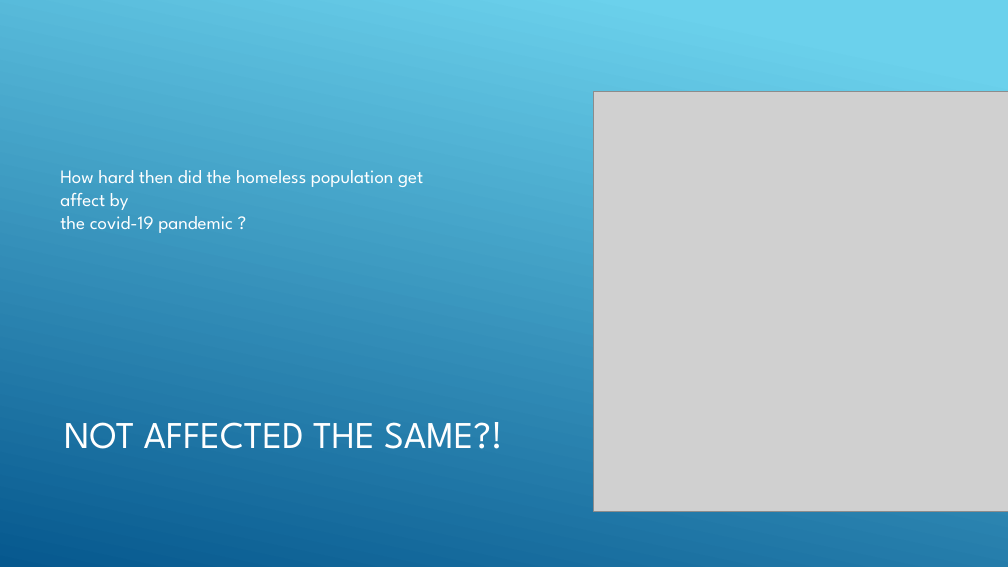
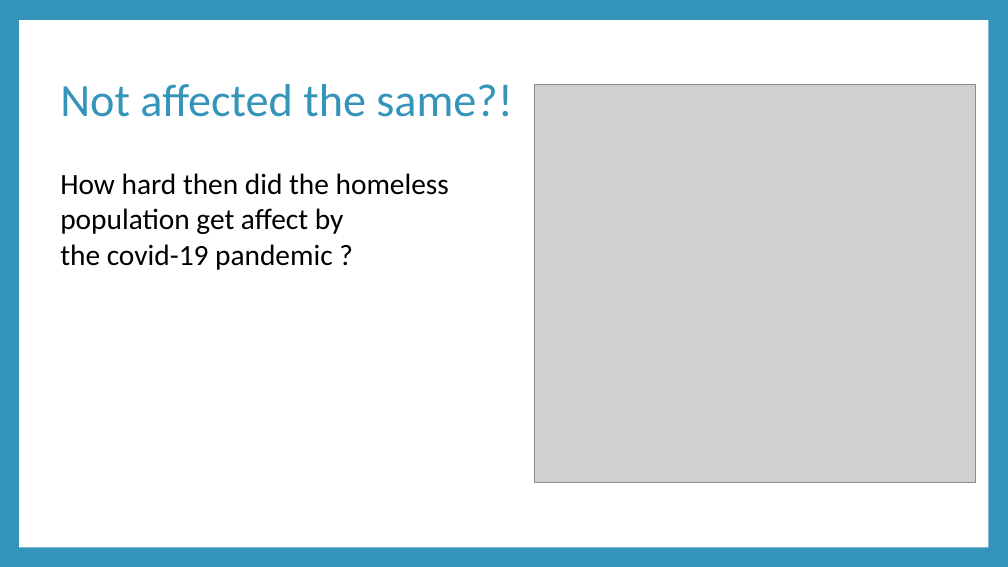
Before and after one commit to engmarkrezk/DFT_FinalProject, a slide deck: slide 15 of RecoverdDFTppt - Mark.pptx (slide 13 before the commit). Drawn at 1008x567 pixels with LibreOffice and Linux fonts; fonts in the diff are those of the drawing; grey boxes stand for pictures. Boxes give left, top, right and bottom in pixels: in the first picture for what was removed or moved away, otherwise in the second. Text is boxed around its words. In the diff, an @@ line names an element or a change of style, - is before the commit and + after.

```diff
--- a/RecoverdDFTppt - Mark.pptx
+++ b/RecoverdDFTppt - Mark.pptx
@@ background gradient #6ED2EB to #06588E to #3494BA @@
@@ rectangle added at <box>19,20,988,547</box>, fill #FFFFFF @@
@@ title at <box>60,84,512,117</box>: text changed; size 36 to 44 pt; font League Spartan to Calibri; text colour #FFFFFF to #3494BA @@
-NOT AFFECTED THE SAME?!
+Not affected the same?!
@@ picture: place and size @@
-picture at <box>594,91,1008,511</box>
+picture at <box>535,85,975,482</box>
@@ text "How hard then did the ..." at <box>60,173,449,270</box>: size 18 to 28 pt, font League Spartan to Calibri, text colour #FFFFFF to #000000 @@
@@ group removed at <box>761,245,1008,510</box>: 5 lines @@
```
Also in this commit, not shown: 20 other slides changed, 4 slides added, 2 slides removed.
